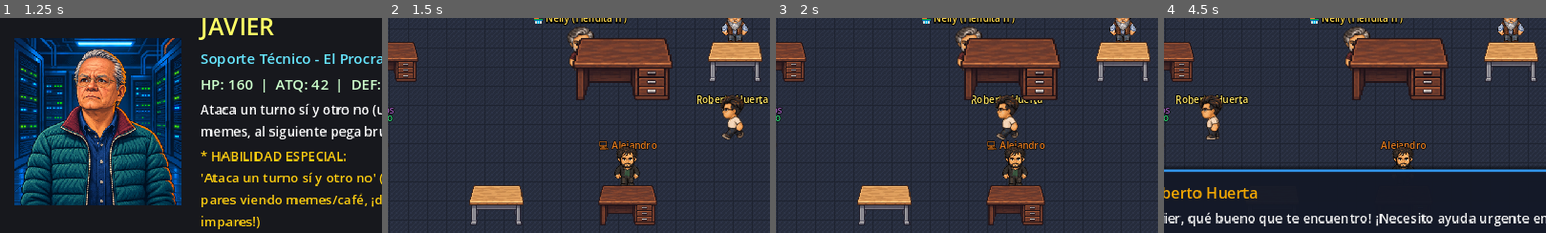
Above: before the commit, frames 1-4 (left to right).
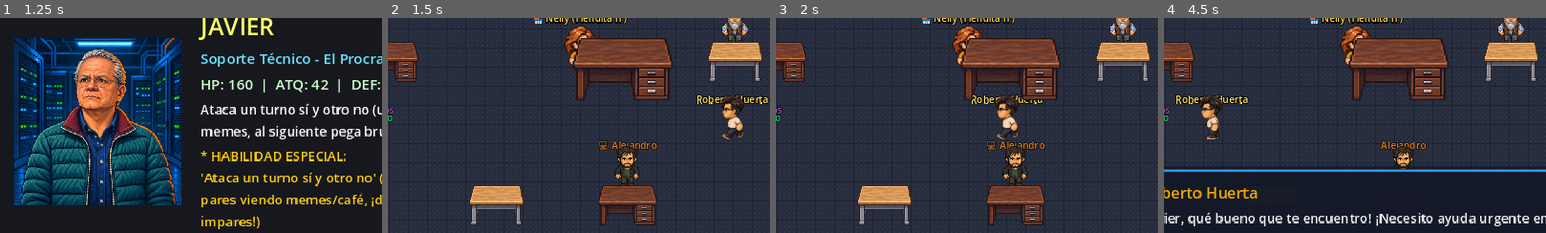
Above: after the commit, the same moments.

Repository: nevalova/it-adventures
Game: Godot game, scene res://scenes/title_screen.tscn
Two runs of this game, one before a commit and one after it. Both use one fixed random seed, a clock stepped at 60 frames per second and the inputs below.
Inputs (mouse positions are % of the whole screen's width and height, from its top left):
- Up to frame 1 (1.25 s): click "▶ INICIAR PARTIDA" at 0.5 s
- Up to frame 2 (1.5 s): click "> INICIAR AVENTURA CON ESTE H…" at 1.25 s
- Up to frame 3 (2 s): no input
- Up to frame 4 (4.5 s): tap Enter (ui_accept) at 2, 2.27 s; move the mouse to (72, 45) at 2.02 s; hold Right (ui_right) 2.03-2.75 s; tap Space at 2.1 s; click (72, 45) at 2.17 s; click "Continuar >" at 2.75 s; click "+ Reclutar" at 3.5 s; click "Guardar y Regresar" at 4.25 s
The pictures show only the part of the screen within x 25-75%, y 29-79%; the shares and areas given below are measured in that part.

Frame 1 is identical in both runs. In frame 2, 0.6% of the frame differs, in the area x 46-55%, y 3-25%; in frame 3, 0.6%; in frame 4, 0.6%.

Commit message:
fix(npc): align NPC visual gender and portraits correctly with names and make Nelly female

Diff:
--- a/scenes/overworld.tscn
+++ b/scenes/overworld.tscn
@@ -10,7 +10,7 @@
 [ext_resource type="Texture2D" path="res://assets/props/desk_light.png" id="11_desk_light"]
 [ext_resource type="Texture2D" path="res://assets/props/desk_office.png" id="12_desk_office"]
 [ext_resource type="Texture2D" path="res://assets/characters/dragon_boss_spritesheet.png" id="17_dragon_spr"]
-[ext_resource type="Texture2D" path="res://assets/characters/npc_pelirroja_spritesheet.png" id="18_nelly_spr"]
+[ext_resource type="Texture2D" path="res://assets/characters/npc_techlead_spritesheet.png" id="18_nelly_spr"]
 [ext_resource type="Texture2D" path="res://assets/enemies/boss_password_server.png" id="19_server_boss"]
 [ext_resource type="Texture2D" path="res://assets/enemies/enemy_cpu_tower.png" id="20_server_rack"]
 [ext_resource type="Texture2D" path="res://assets/props/roberto_screen_photo.png" id="21_screen_photo"]
@@ -321,17 +321,17 @@
 position = Vector2(0, 4)
 shape = SubResource("RectangleShape2D_desk_col")
 
-[node name="DeskF3_Carlos" type="StaticBody2D" parent="OfficeFurniture"]
+[node name="DeskF3_DonaBrenda" type="StaticBody2D" parent="OfficeFurniture"]
 position = Vector2(860, 80)
 collision_layer = 2
 collision_mask = 1
 
-[node name="Sprite" type="Sprite2D" parent="OfficeFurniture/DeskF3_Carlos"]
+[node name="Sprite" type="Sprite2D" parent="OfficeFurniture/DeskF3_DonaBrenda"]
 texture_filter = 1
 scale = Vector2(0.14, 0.14)
 texture = ExtResource("12_desk_office")
 
-[node name="Coll" type="CollisionShape2D" parent="OfficeFurniture/DeskF3_Carlos"]
+[node name="Coll" type="CollisionShape2D" parent="OfficeFurniture/DeskF3_DonaBrenda"]
 position = Vector2(0, 4)
 shape = SubResource("RectangleShape2D_desk_col")
 
--- a/scripts/enemy.gd
+++ b/scripts/enemy.gd
@@ -34,8 +34,8 @@
 	"outlook": {
 		"user_name": "Mario (Compras)",
 		"user_color": Color("#f59e0b"),
-		"user_spritesheet": "res://assets/characters/npc_veterano_spritesheet.png",
-		"user_portrait": "res://assets/characters/npc_veterano_portrait.png",
+		"user_spritesheet": "res://assets/characters/npc_pelirroja_spritesheet.png",
+		"user_portrait": "res://assets/characters/npc_pelirroja_portrait.png",
 		"problem_dialog": "¡Ayuda, tengo un problema con el procesador! La máquina huele a tostada y se congela cada que abro las cotizaciones.",
 		"name": "Microprocesador Hirviendo",
 		"type": "chip_cpu",
@@ -78,9 +78,9 @@
 	"teclado": {
 		"user_name": "Doña Brenda (Facturación)",
 		"user_color": Color("#a855f7"),
-		"user_spritesheet": "res://assets/characters/npc_curly_spritesheet.png",
-		"user_portrait": "res://assets/characters/npc_curly_portrait.png",
-		"problem_dialog": "¡Ayuda, tengo un problema con el Wi-Fi! Se desconectó toda la oficina y no puedo timbrar las facturas del cierre.",
+		"user_spritesheet": "res://assets/characters/npc_ejecutivo_spritesheet.png",
+		"user_portrait": "res://assets/characters/npc_ejecutivo_portrait.png",
+		"problem_dialog": "¡Ayuda muchachos de TI! No puedo timbrar las facturas del cierre porque la máquina se quedó sin señal de red...",
 		"name": "Señal Wi-Fi Caída",
 		"type": "nowifi",
 		"desc": "La señal inalámbrica colapsó dejando a Facturación completamente desconectada.",
@@ -100,8 +100,8 @@
 	"cpu": {
 		"user_name": "Laura (Archivo)",
 		"user_color": Color("#f97316"),
-		"user_spritesheet": "res://assets/characters/npc_pelirroja_spritesheet.png",
-		"user_portrait": "res://assets/characters/npc_pelirroja_portrait.png",
+		"user_spritesheet": "res://assets/characters/npc_veterano_spritesheet.png",
+		"user_portrait": "res://assets/characters/npc_veterano_portrait.png",
 		"problem_dialog": "¡Ayuda, tengo un problema con mi CPU! Llegué hoy y solo veo la pantalla negra, ¡mi máquina no prende!",
 		"name": "Gabinete PC Inerte",
 		"type": "cpu_tower",
@@ -122,8 +122,8 @@
 	"wifi_phone": {
 		"user_name": "Lic. de color serio (RH)",
 		"user_color": Color("#10b981"),
-		"user_spritesheet": "res://assets/characters/npc_techlead_spritesheet.png",
-		"user_portrait": "res://assets/characters/npc_techlead_portrait.png",
+		"user_spritesheet": "res://assets/characters/npc_curly_spritesheet.png",
+		"user_portrait": "res://assets/characters/npc_curly_portrait.png",
 		"problem_dialog": "¡Ayuda, tengo un problema con mi celular! ¿Me lo conectan a la red de la empresa para ver mis mensajes?",
 		"name": "Smartphone sin Wi-Fi",
 		"type": "smartphone",
@@ -144,8 +144,8 @@
 	"bsod": {
 		"user_name": "Ing. Fernando (Tech Lead)",
 		"user_color": Color("#818cf8"),
-		"user_spritesheet": "res://assets/characters/npc_ejecutivo_spritesheet.png",
-		"user_portrait": "res://assets/characters/npc_ejecutivo_portrait.png",
+		"user_spritesheet": "res://assets/characters/npc_coleta_spritesheet.png",
+		"user_portrait": "res://assets/characters/npc_coleta_portrait.png",
 		"problem_dialog": "¡Ayuda, tengo un problema crítico! Justo al compilar el release me saltó una pantalla azul de la muerte.",
 		"name": "Pantalla Azul (BSOD)",
 		"type": "bsod",
@@ -195,10 +195,12 @@
 		var tex = sprite.texture
 		if tex and tex.get_height() < 1500:
 			sprite.scale = Vector2(0.51, 0.51)
-			name_tag.position.y = -28.0
+			sprite.position = Vector2(0, -21)
+			name_tag.position.y = -36.0
 		else:
 			sprite.scale = Vector2(0.24, 0.24)
-			name_tag.position.y = -24.0
+			sprite.position = Vector2(0, -10)
+			name_tag.position.y = -34.0
 
 		if enemy_id != "" and GameManager.defeated_enemies.has(enemy_id):
 			name_tag.text = "[V] " + spec.get("user_name", "Usuario")
